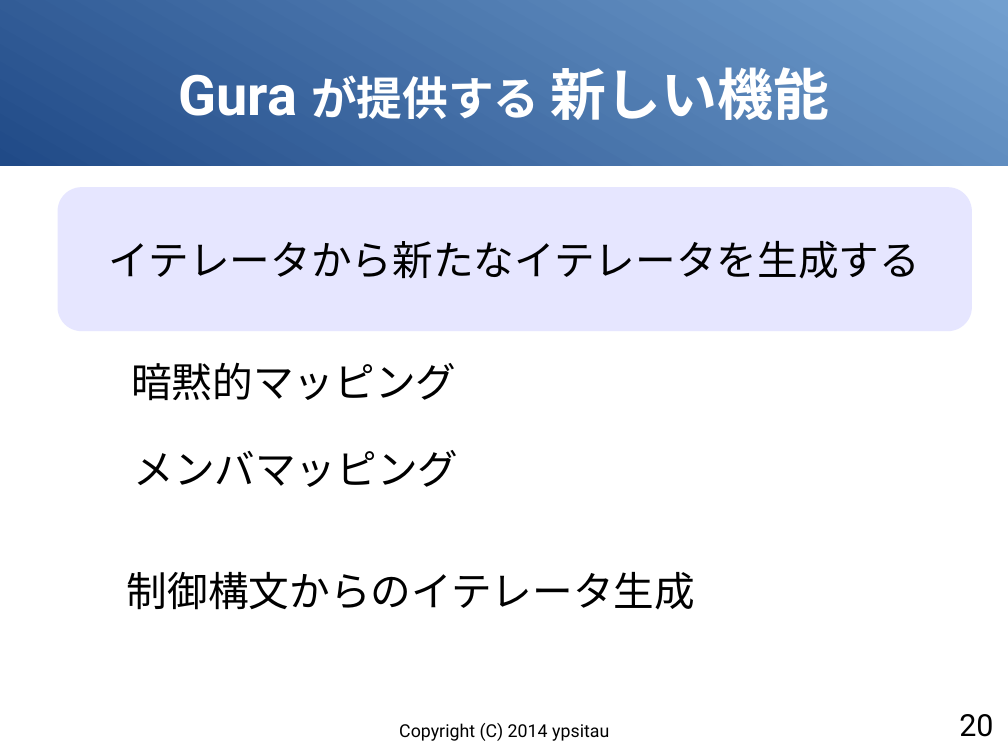
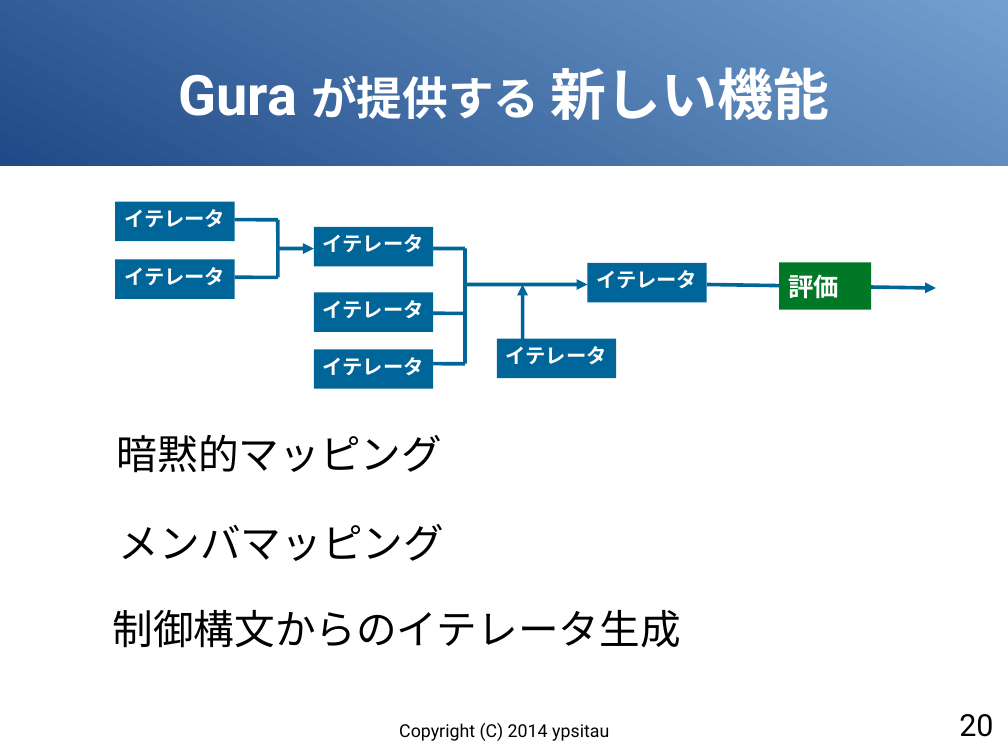
Before and after one commit to gura-lang/gura-doc, a slide deck: slide 20 of presentation/gura-introduction.odp. Drawn at 1008x756 pixels with LibreOffice and Linux fonts; fonts in the diff are those of the drawing. Boxes give left, top, right and bottom in pixels: in the first picture for what was removed or moved away, otherwise in the second. Text is boxed around its words. In the diff, an @@ line names an element or a change of style, - is before the commit and + after.

```diff
--- a/presentation/gura-introduction.odp
+++ b/presentation/gura-introduction.odp
@@ rounded rectangle removed at box(58, 188, 972, 331) @@
-イテレータから新たなイテレータを生成する
@@ group added at box(115, 202, 937, 389): 8 rectangles, 7 lines, 4 arrows @@
+イテレータ
+イテレータ
+イテレータ
+イテレータ
+イテレータ
+イテレータ
+イテレータ
+評価
@@ text "暗黙的マッピング": place and size @@
-text "暗黙的マッピング" at box(131, 362, 456, 401)
+text "暗黙的マッピング" at box(117, 434, 442, 473)
@@ text "メンバマッピング": place and size @@
-text "メンバマッピング" at box(133, 450, 458, 487)
+text "メンバマッピング" at box(119, 524, 444, 561)
@@ text "制御構文からのイテレータ生成": place and size @@
-text "制御構文からのイテレータ生成" at box(127, 572, 695, 610)
+text "制御構文からのイテレータ生成" at box(112, 610, 680, 648)
```
Also in this commit, not shown: 3 other slides changed, 1 slide added.
